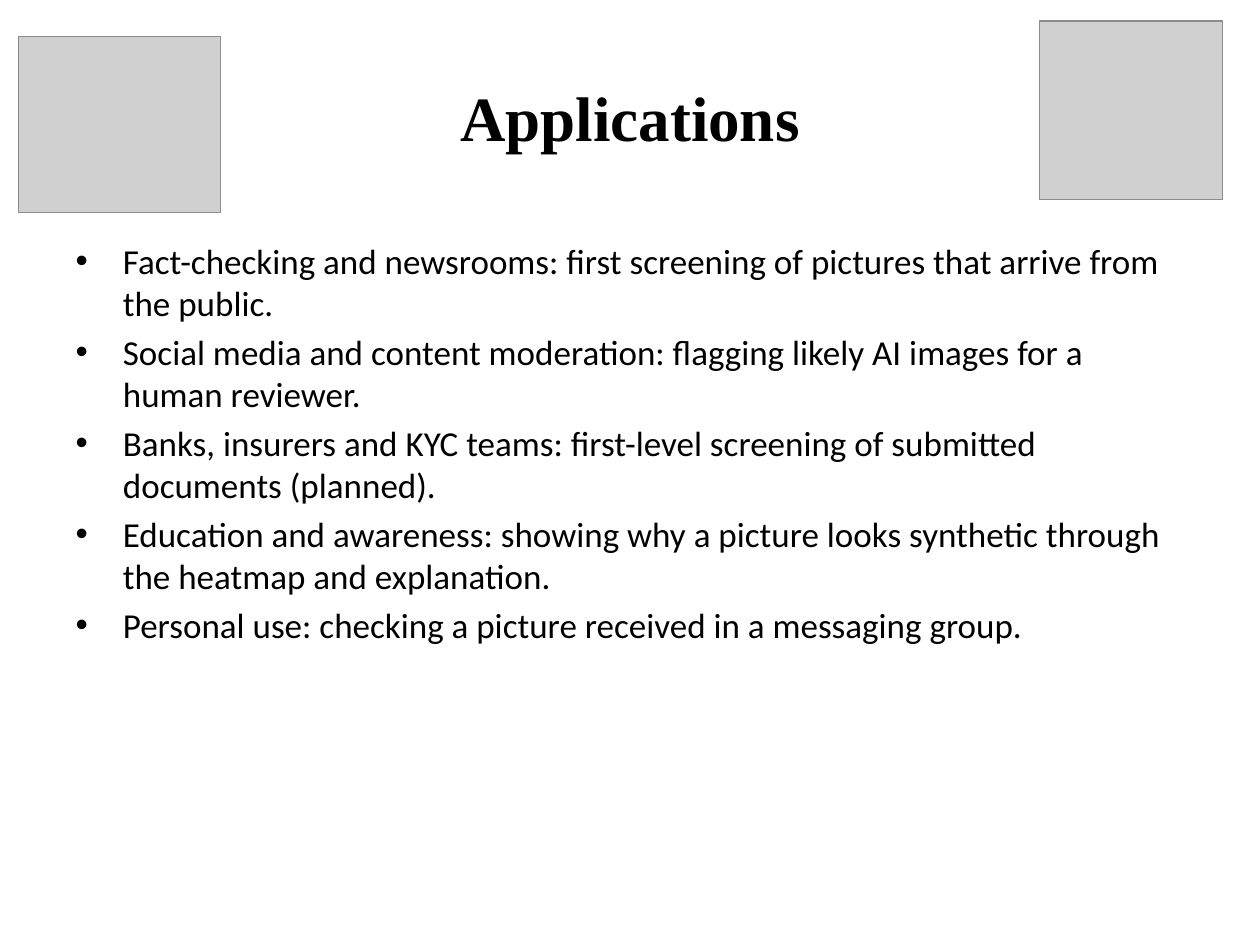
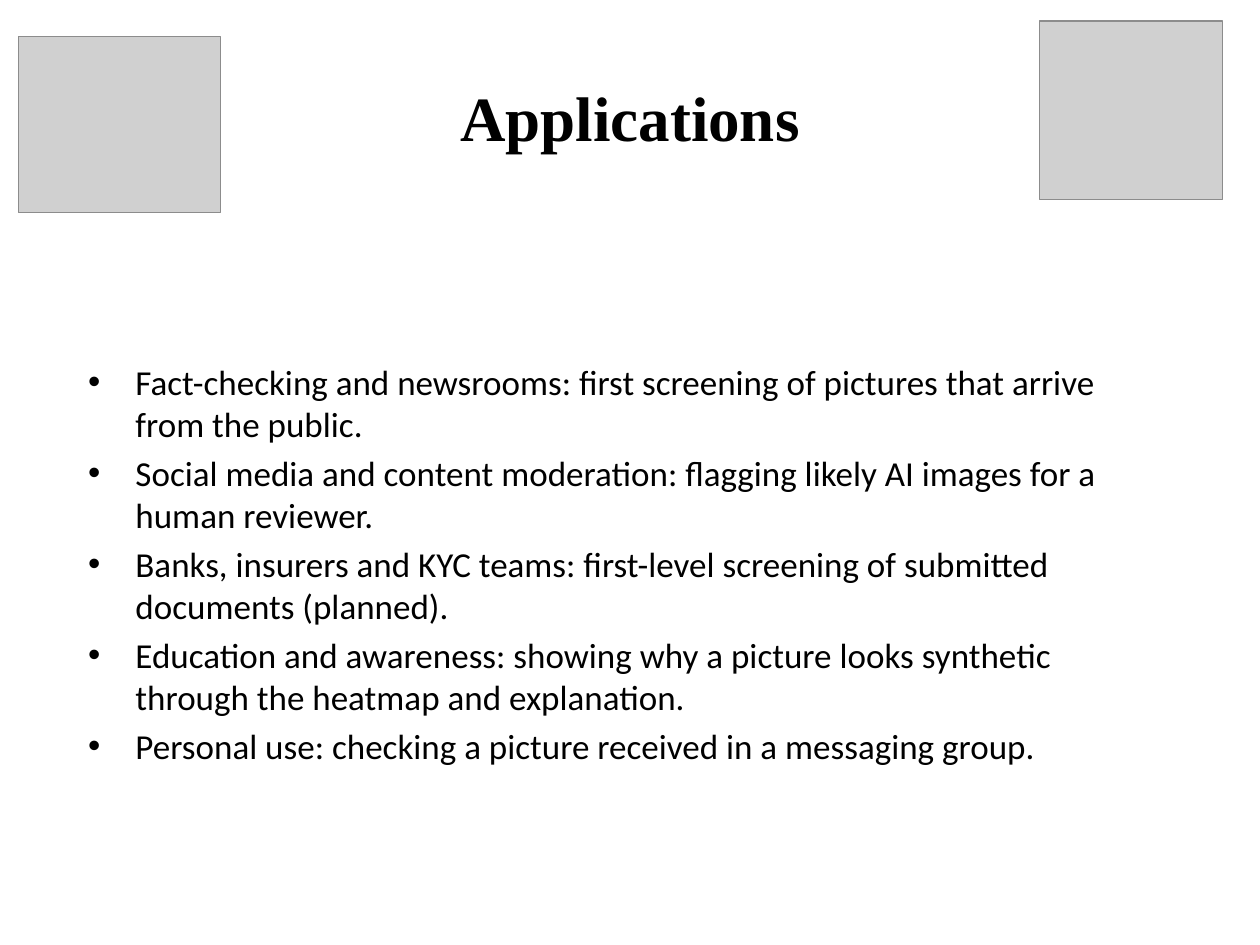
Before and after one commit to PawanBhandari03/DeepFake-Detection-Using-CrossGeneratorGeneralization, a slide deck: slide 35 of paper/reports/presentation/Final_Project_Presentation.pptx (slide 37 before the commit). Drawn at 1260x945 pixels with LibreOffice and Linux fonts; fonts in the diff are those of the drawing; grey boxes stand for pictures. Boxes give left, top, right and bottom in pixels: in the first picture for what was removed or moved away, otherwise in the second. Text is boxed around its words. In the diff, an @@ line names an element or a change of style, - is before the commit and + after.

```diff
--- a/paper/reports/presentation/Final_Project_Presentation.pptx
+++ b/paper/reports/presentation/Final_Project_Presentation.pptx
@@ text "Fact-checking and newsrooms: first screening ...": place and size @@
-text "Fact-checking and newsrooms: first screening ..." at box(123, 249, 1160, 644)
+text "Fact-checking and newsrooms: first screening ..." at box(135, 370, 1095, 765)
@@ text "Fact-checking and newsrooms: first screening ..." at box(135, 370, 1095, 765): vertical alignment top to middle @@
```
Also in this commit, not shown: 17 other slides changed, 2 slides removed, 3 other files.
